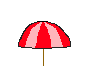
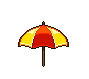
Before/after of a 89 x 79 layered artwork. What changed in the layer stack:
painted on "레이어 1" over (18, 21, 71, 67)
added layer "레이어 2" over (18, 21, 71, 67)
